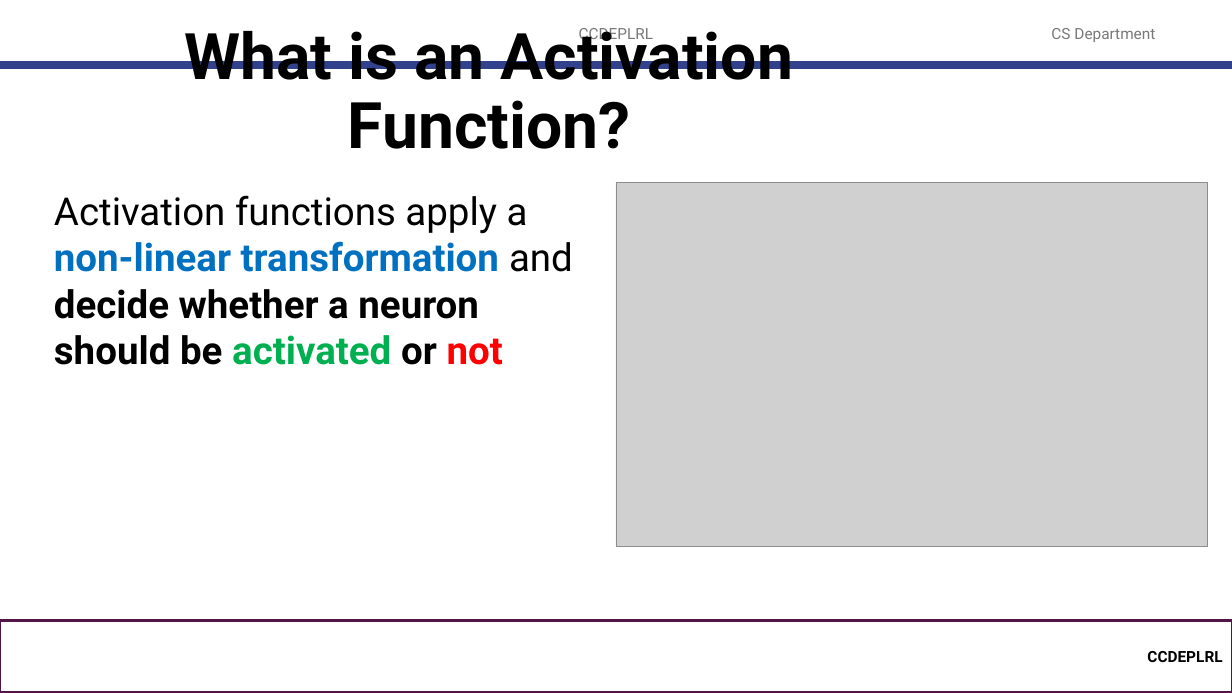
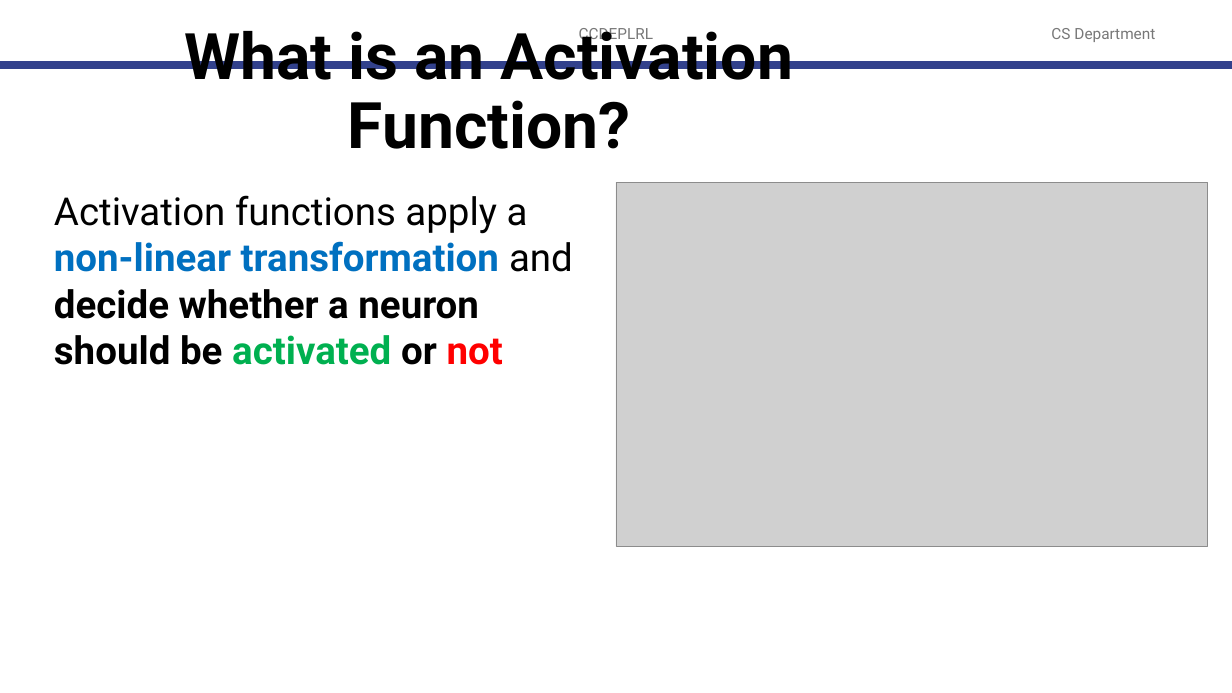
Before and after one commit to robitussin/CCDEPLRL, a slide deck: slide 4 of 1 - Introduction to Deep Learning/Activation Functions.pptx. Drawn at 1232x693 pixels with LibreOffice and Linux fonts; fonts in the diff are those of the drawing; grey boxes stand for pictures; background and template pictures are left out. Boxes give left, top, right and bottom in pixels: in the first picture for what was removed or moved away, otherwise in the second. Text is boxed around its words. In the diff, an @@ line names an element or a change of style, - is before the commit and + after.

```diff
--- a/1 - Introduction to Deep Learning/Activation Functions.pptx
+++ b/1 - Introduction to Deep Learning/Activation Functions.pptx
@@ rectangle removed at (x1=0, y1=620, x2=1232, y2=693) @@
-CCDEPLRL
```
Also in this commit, not shown: 2 other slides changed, 29 slides added, 1 slide removed.
